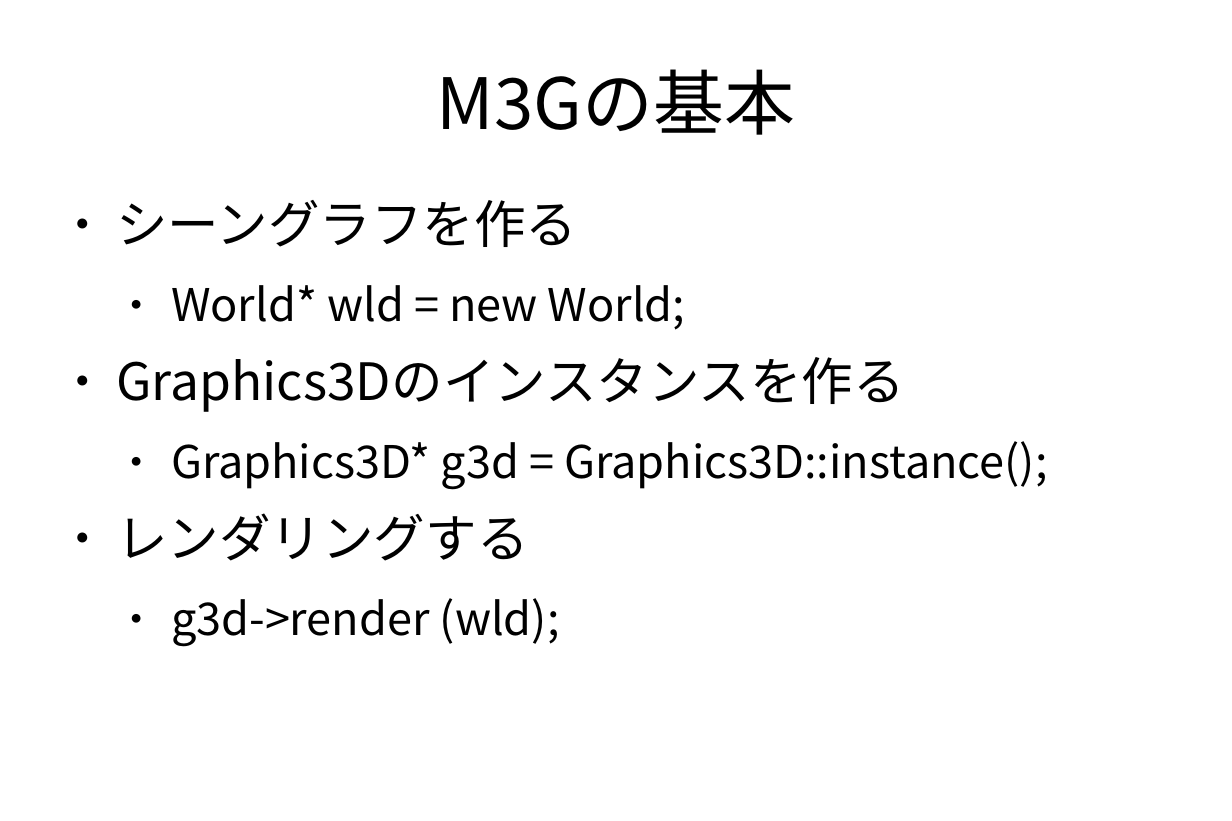
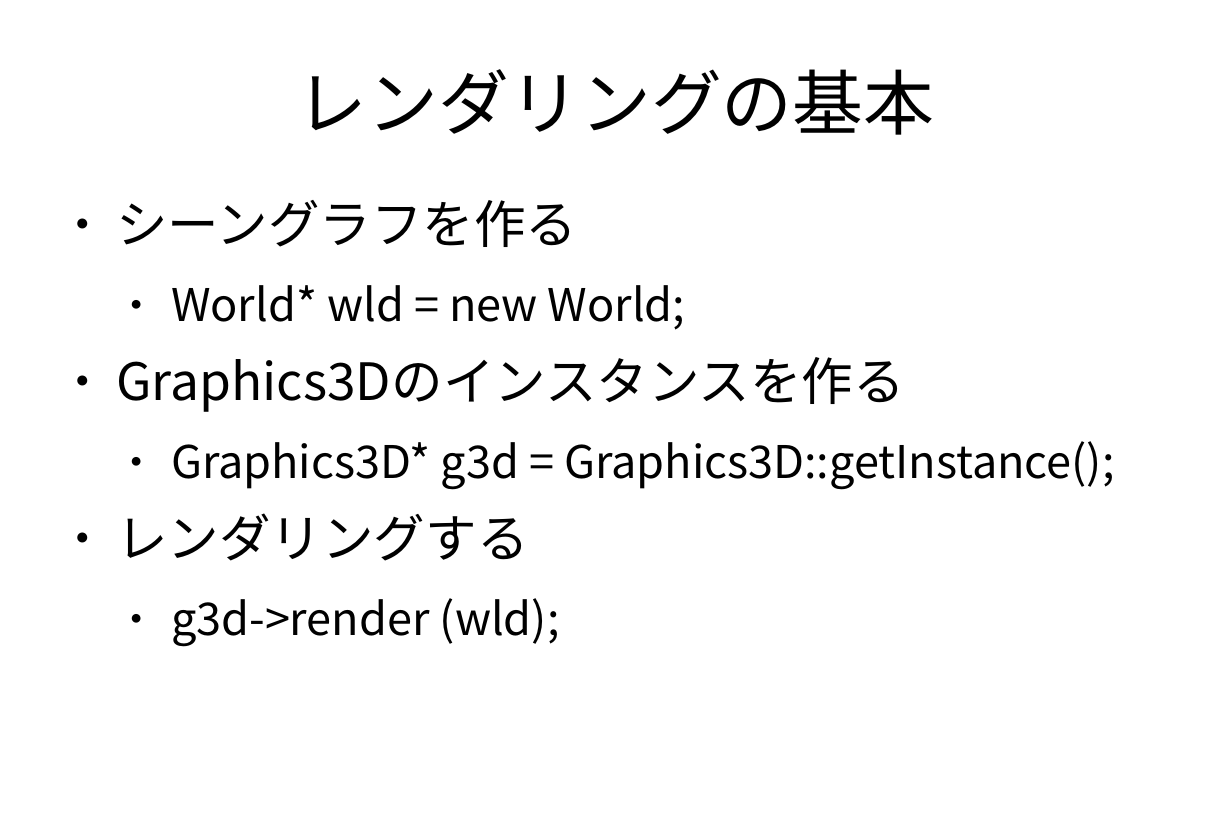
Before and after one commit to vadosnaprimer/desktop-m3g, a slide deck: slide 10 of doc/conference/Ruby会議2010-M3Gとは.odp. Drawn at 1232x821 pixels with LibreOffice and Linux fonts; fonts in the diff are those of the drawing. Boxes give left, top, right and bottom in pixels: in the first picture for what was removed or moved away, otherwise in the second. Text is boxed around its words. In the diff, an @@ line names an element or a change of style, - is before the commit and + after.

```diff
--- a/doc/conference/Ruby会議2010-M3Gとは.odp
+++ b/doc/conference/Ruby会議2010-M3Gとは.odp
@@ title at (297,69,934,135): text changed @@
-M3Gの基本
+レンダリングの基本
@@ text at (171,441,1115,489): text changed @@
-  ● Graphics3D* g3d = Graphics3D::instance();
+  ● Graphics3D* g3d = Graphics3D::getInstance();
```
Also in this commit, not shown: 13 other slides changed, 4 slides added, 2 slides removed, 2 other files.
